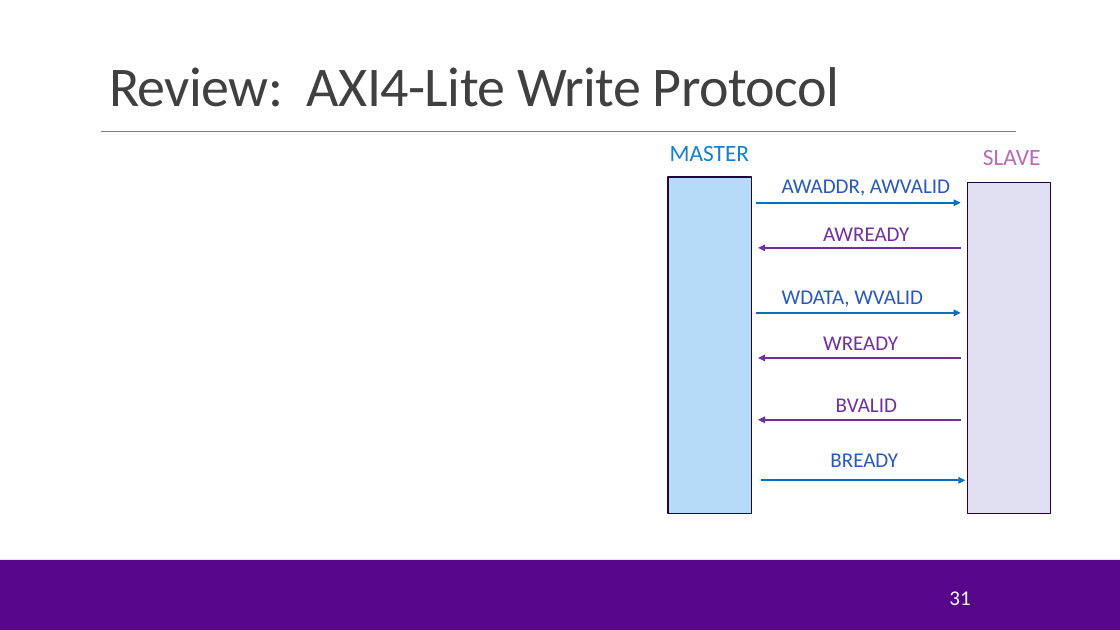
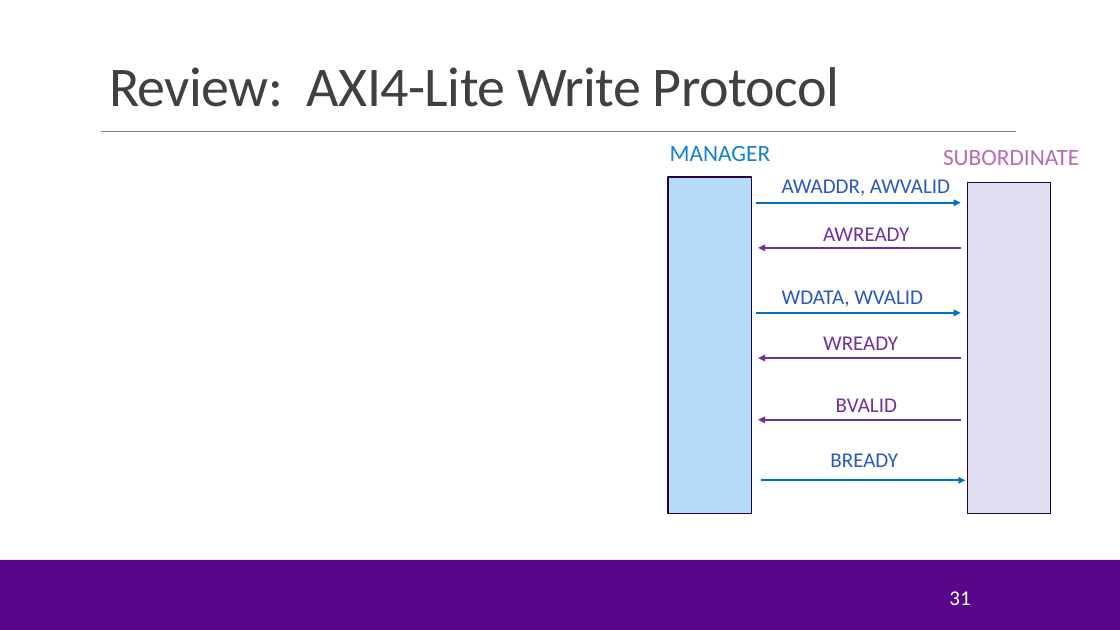
Before and after one commit to sdrangan/hwdesign, a slide deck: slide 31 of units/unit04_procif/procif_v4.pptx. Drawn at 1120x630 pixels with LibreOffice and Linux fonts; fonts in the diff are those of the drawing; grey boxes stand for pictures; background and template pictures are left out. Boxes give left, top, right and bottom in pixels: in the first picture for what was removed or moved away, otherwise in the second. Text is boxed around its words. In the diff, an @@ line names an element or a change of style, - is before the commit and + after.

```diff
--- a/units/unit04_procif/procif_v4.pptx
+++ b/units/unit04_procif/procif_v4.pptx
@@ text at (670, 146, 771, 161): text changed @@
-MASTER
+MANAGER
@@ text at (943, 150, 1079, 165): text changed @@
-SLAVE
+SUBORDINATE
```
Also in this commit, not shown: 8 other slides changed, 1 slide added.
